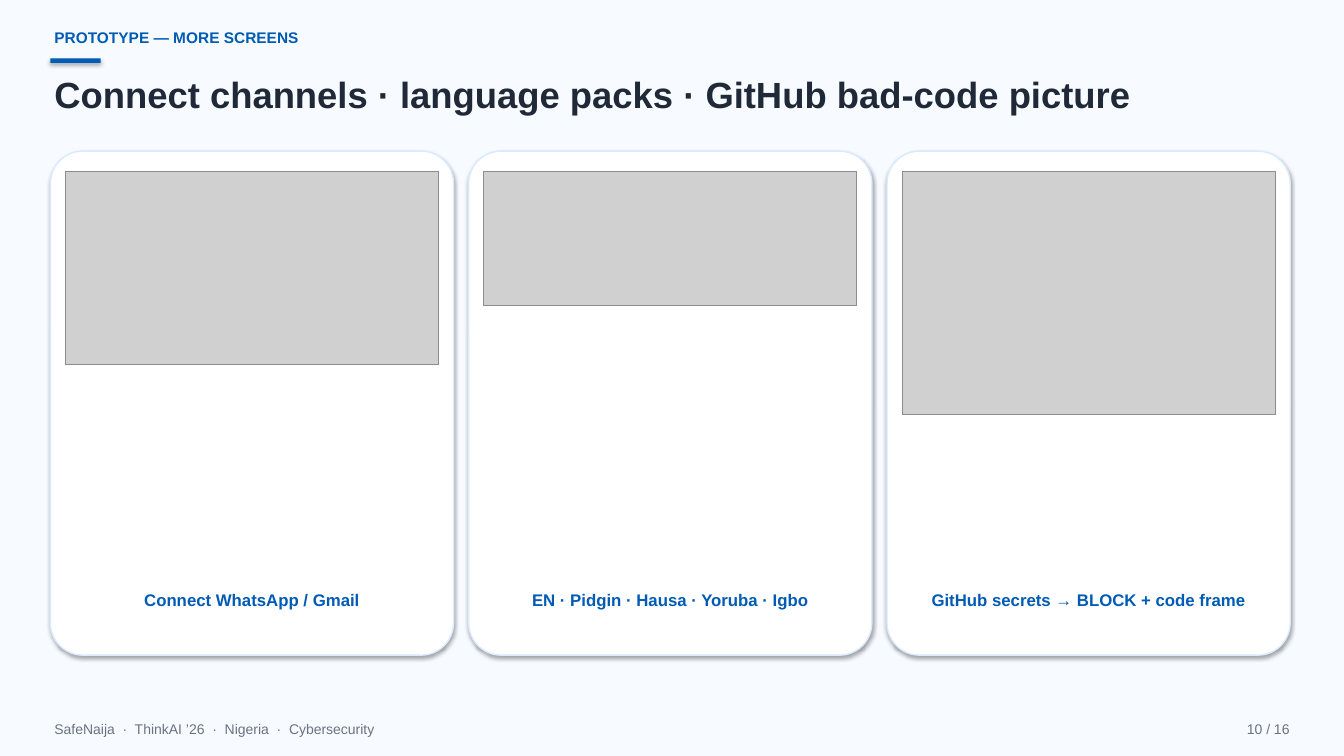
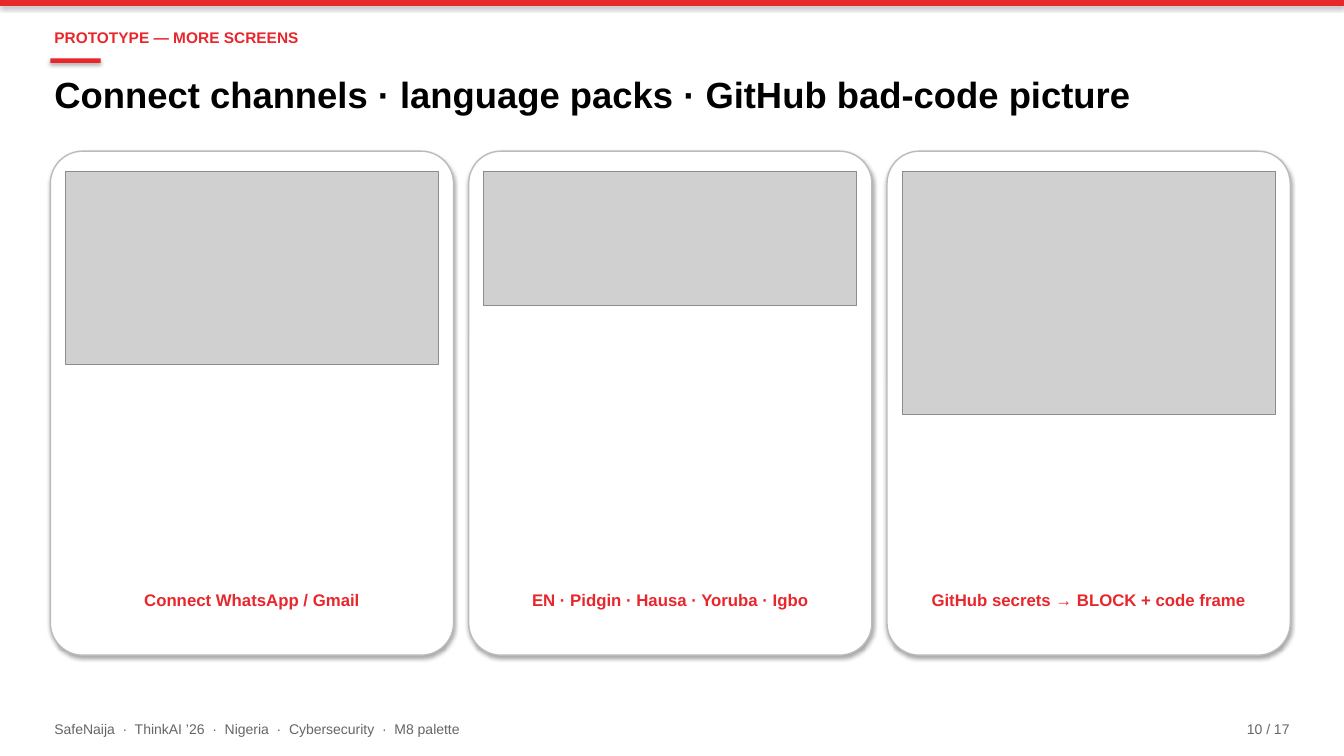
Before and after one commit to Shreeya1-pixel/SafeNajia, a slide deck: slide 10 of outputs/SafeNaija.pptx. Drawn at 1344x756 pixels with LibreOffice and Linux fonts; fonts in the diff are those of the drawing; grey boxes stand for pictures. Boxes give left, top, right and bottom in pixels: in the first picture for what was removed or moved away, otherwise in the second. Text is boxed around its words. In the diff, an @@ line names an element or a change of style, - is before the commit and + after.

```diff
--- a/outputs/SafeNaija.pptx
+++ b/outputs/SafeNaija.pptx
@@ rectangle at (0,0,1344,756): fill #F7FBFF to #FFFFFF @@
@@ rectangle added at (0,0,1344,6), fill #E8272D @@
@@ rectangle at (50,58,101,63): fill #005BB5 to #E8272D @@
@@ text "Connect channels · language packs ..." at (54,81,1130,116): text colour #1F2937 to #000000 @@
@@ outline #DBEAFE 1 pt to #BBBBBB 1 pt in 3 elements at (50,151,454,655), (469,151,872,655), (887,151,1291,655) @@
@@ text colour #005BB5 to #E8272D in 4 elements at (54,32,299,43), (144,594,360,610), (532,594,808,610), (932,594,1245,606) @@
@@ text at (54,724,460,737): text changed; text colour #6B7280 to #666666 @@
-SafeNaija · ThinkAI ’26 · Nigeria · Cybersecurity
+SafeNaija · ThinkAI ’26 · Nigeria · Cybersecurity · M8 palette
@@ text at (1247,724,1290,734): text changed; text colour #6B7280 to #666666 @@
-10 / 16
+10 / 17
```
Also in this commit, not shown: 15 other slides changed, 1 slide added, 3 other files.
